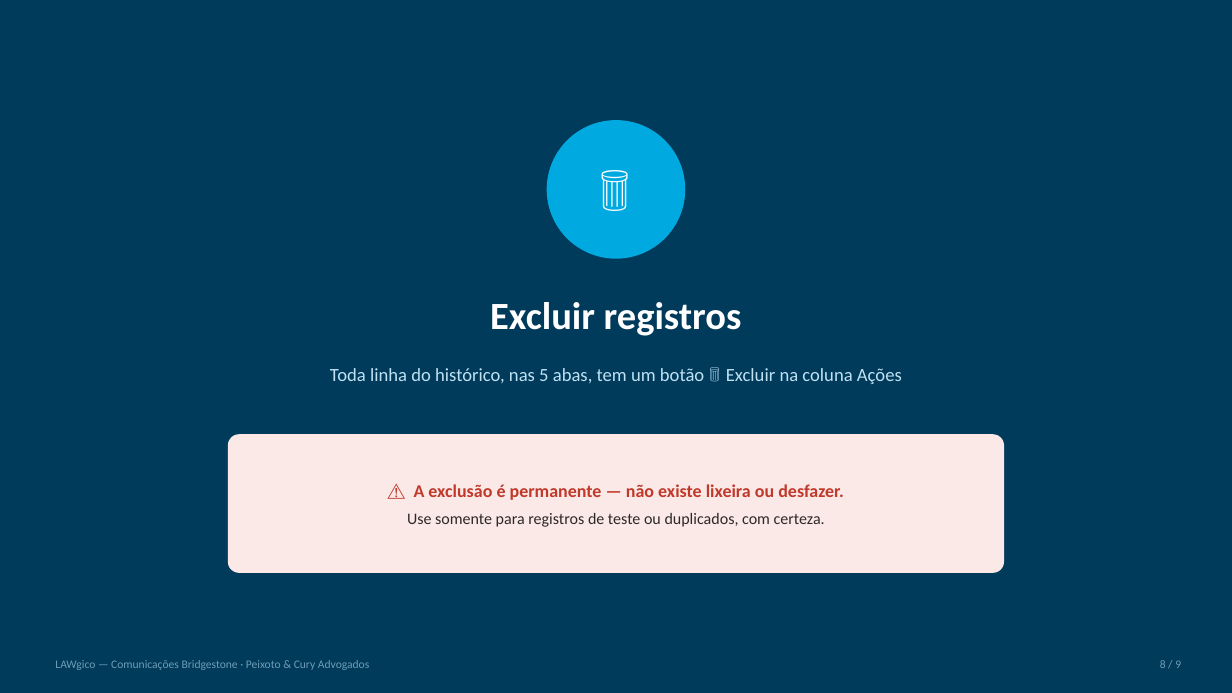
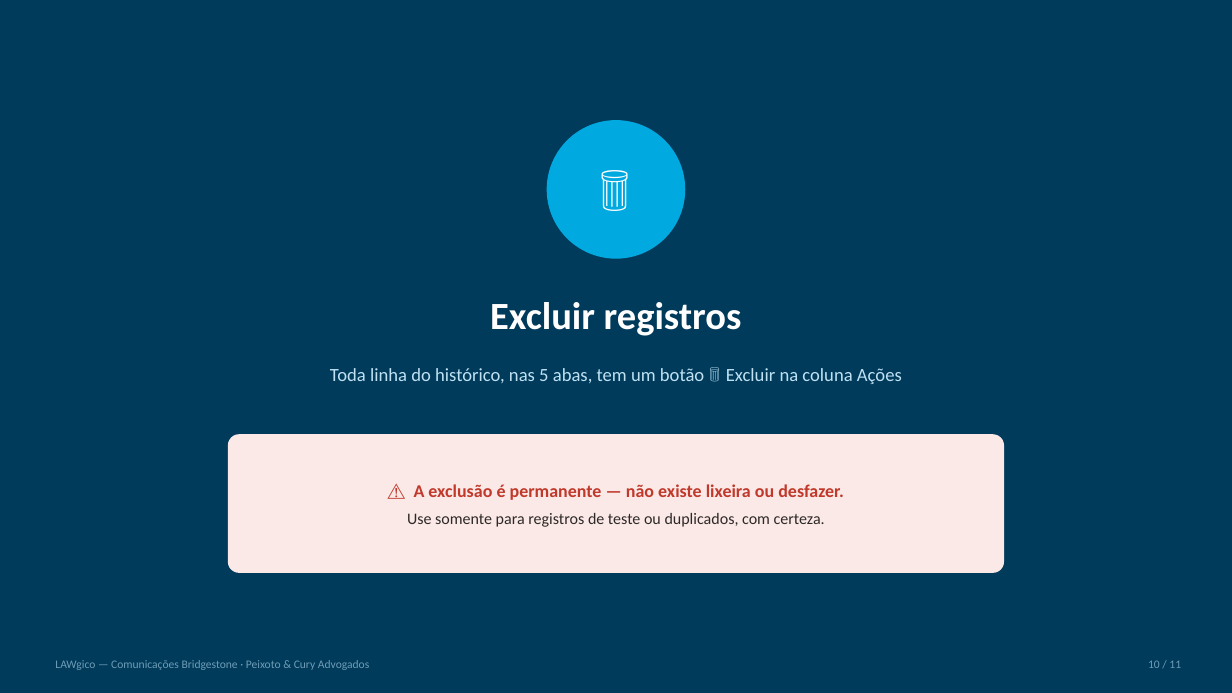
Before and after one commit to peixotoecury/comunicacoes-bridgestone, a slide deck: slide 10 of manual.pptx (slide 8 before the commit). Drawn at 1232x693 pixels with LibreOffice and Linux fonts; fonts in the diff are those of the drawing. Boxes give left, top, right and bottom in pixels: in the first picture for what was removed or moved away, otherwise in the second. Text is boxed around its words. In the diff, an @@ line names an element or a change of style, - is before the commit and + after.

```diff
--- a/manual.pptx
+++ b/manual.pptx
@@ text at box(1148, 660, 1181, 668): text changed @@
-8 / 9
+10 / 11
```
Also in this commit, not shown: 6 other slides changed, 2 slides added, 2 other files.
